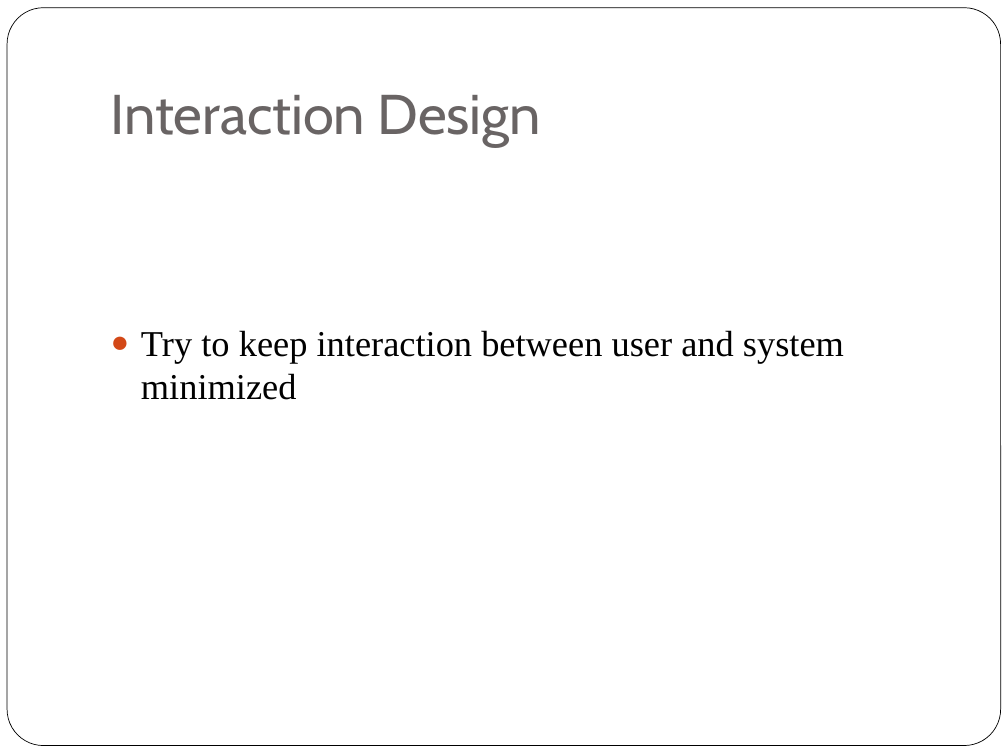
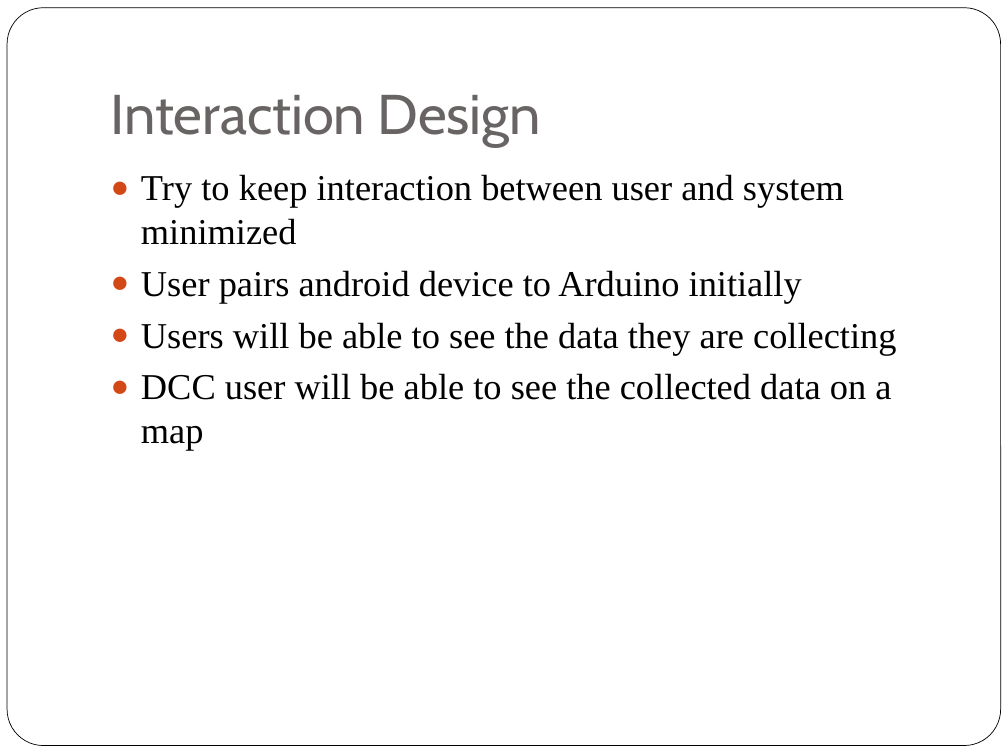
Before and after one commit to unverferthz/Project-2015, a slide deck: slide 4 of CZ Technical Defence.pptx. Drawn at 1008x756 pixels with LibreOffice and Linux fonts; fonts in the diff are those of the drawing. Boxes give left, top, right and bottom in pixels: in the first picture for what was removed or moved away, otherwise in the second. Text is boxed around its words. In the diff, an @@ line names an element or a change of style, - is before the commit and + after.

```diff
--- a/CZ Technical Defence.pptx
+++ b/CZ Technical Defence.pptx
@@ text at bbox=[141, 270, 896, 450]: paragraphs added @@
+● User pairs android device to Arduino initially
+● Users will be able to see the data they are collecting
+● DCC user will be able to see the collected data on a map
```
Also in this commit, not shown: 2 other slides changed.
